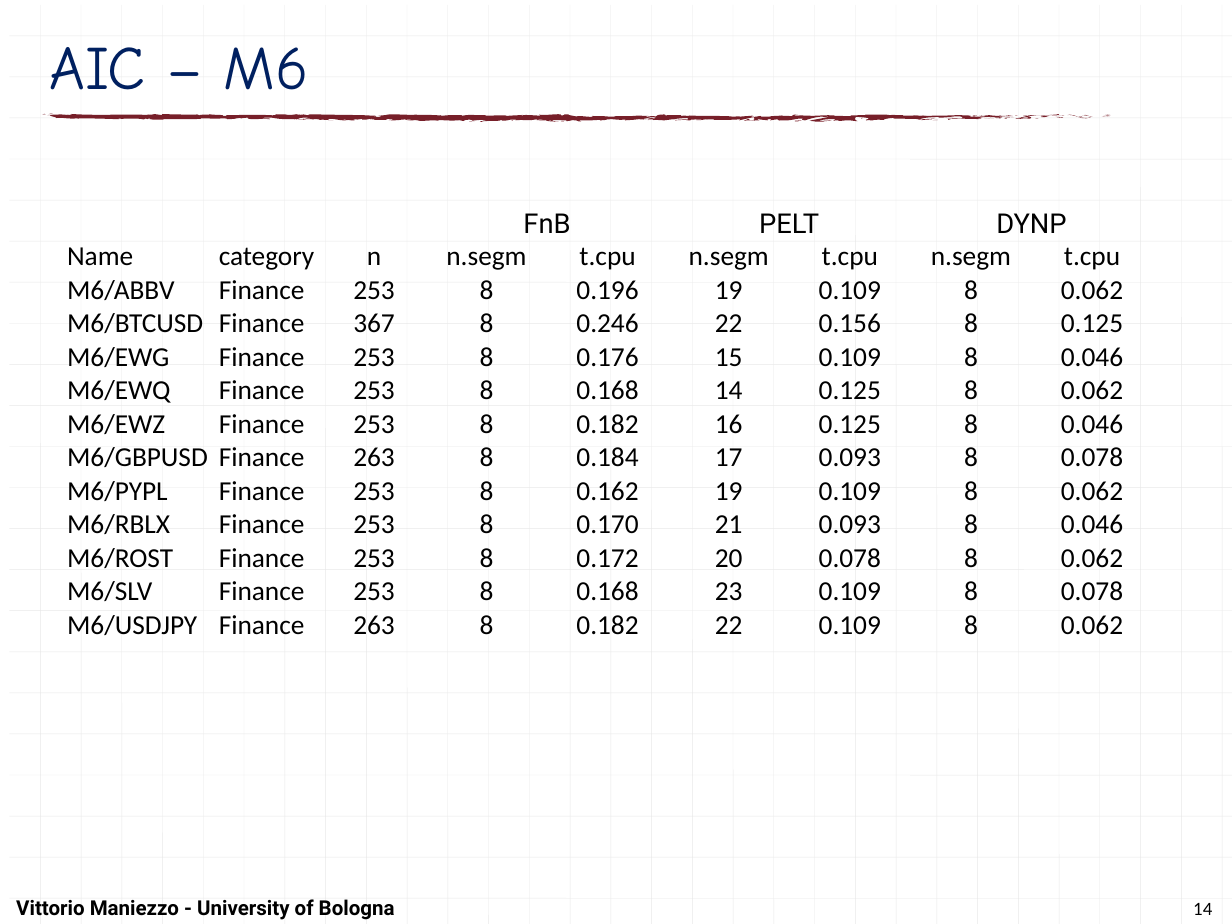
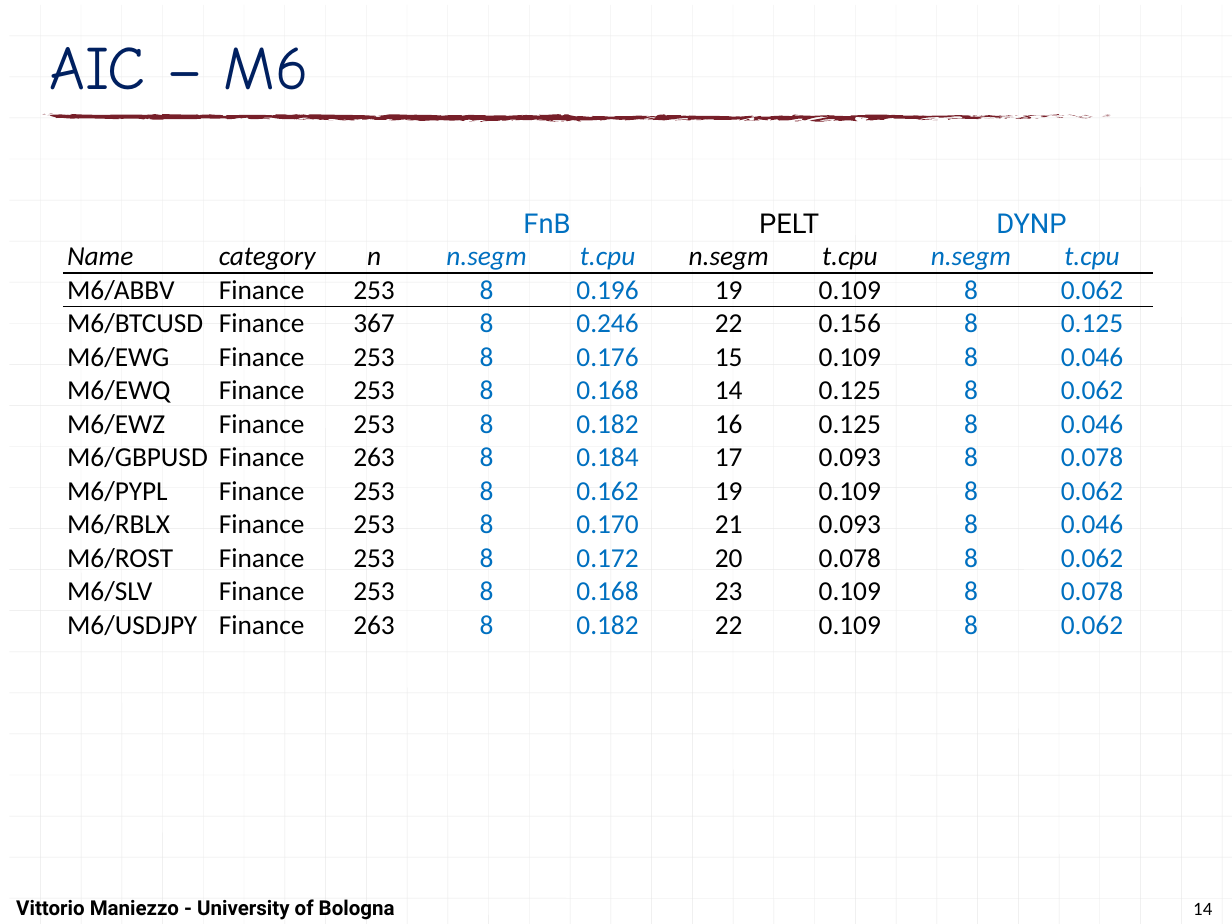
Before and after one commit to maniezzo/segmentation, a slide deck: slide 14 of doc/LION25_F&B/F&Bsegmentation.pptx. Drawn at 1232x924 pixels with LibreOffice and Linux fonts; fonts in the diff are those of the drawing. Boxes give left, top, right and bottom in pixels: in the first picture for what was removed or moved away, otherwise in the second. Text is boxed around its words. In the diff, an @@ line names an element or a change of style, - is before the commit and + after.

```diff
--- a/doc/LION25_F&B/F&Bsegmentation.pptx
+++ b/doc/LION25_F&B/F&Bsegmentation.pptx
@@ table at (63,208,1151,639) @@
@@ text colour #000000 to #0070C0 in "FnB", "DYNP", "n.segm", "t.cpu" and 46 more places @@
@@ italic on in "Name", "category", "n", "n.segm" and 5 more places @@
@@ borders changed @@
```
Also in this commit, not shown: 10 other slides changed.
